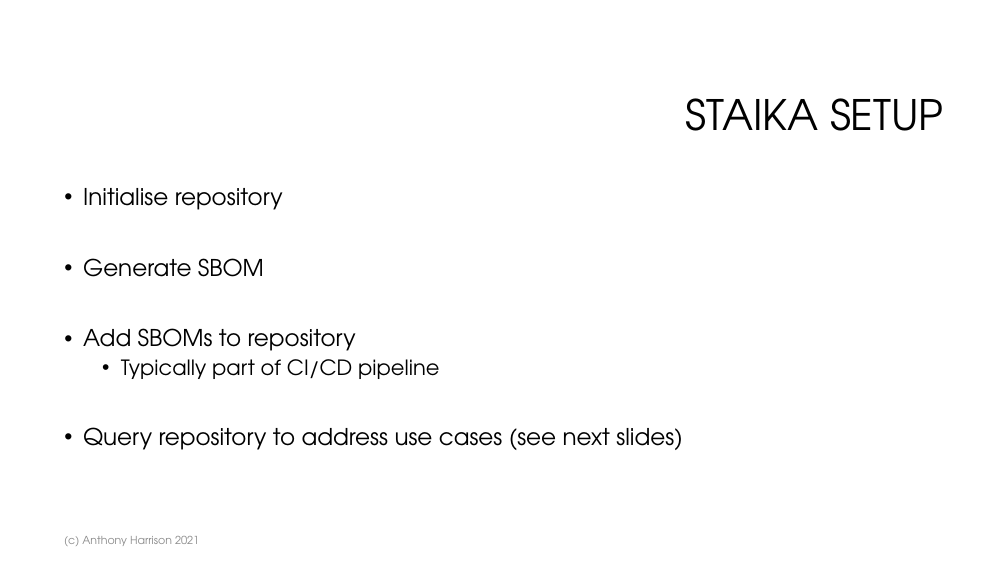
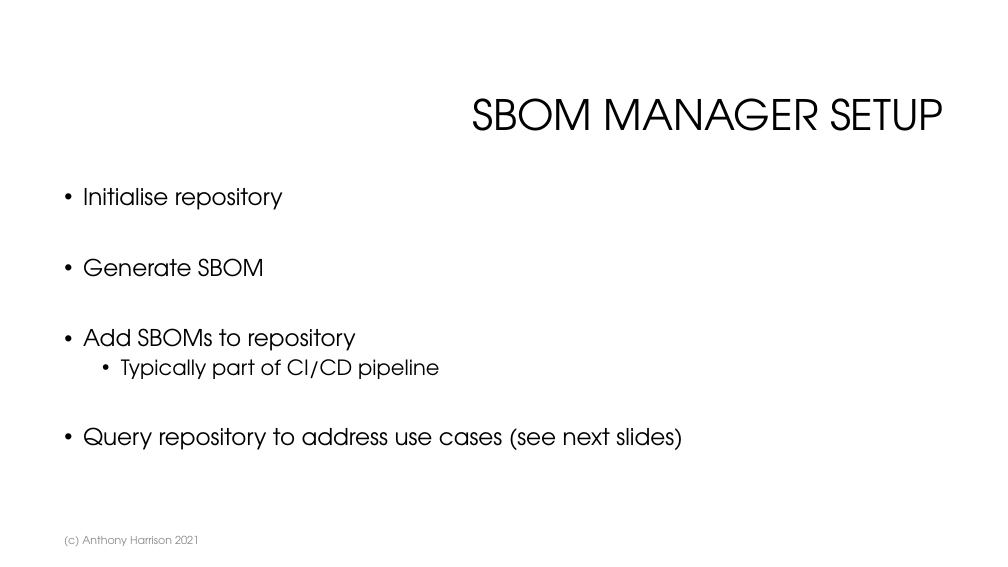
Before and after one commit to anthonyharrison/sbom-manager, a slide deck: slide 14 of doc/Managing SBOMs.pptx. Drawn at 1008x567 pixels with LibreOffice and Linux fonts; fonts in the diff are those of the drawing; background and template pictures are left out. Boxes give left, top, right and bottom in pixels: in the first picture for what was removed or moved away, otherwise in the second. Text is boxed around its words. In the diff, an @@ line names an element or a change of style, - is before the commit and + after.

```diff
--- a/doc/Managing SBOMs.pptx
+++ b/doc/Managing SBOMs.pptx
@@ title at bbox=[472, 98, 944, 131]: text changed @@
-STAIKA SETUP
+SBOM MANAGER SETUP
```
Also in this commit, not shown: 6 other slides changed, 4 other files.
